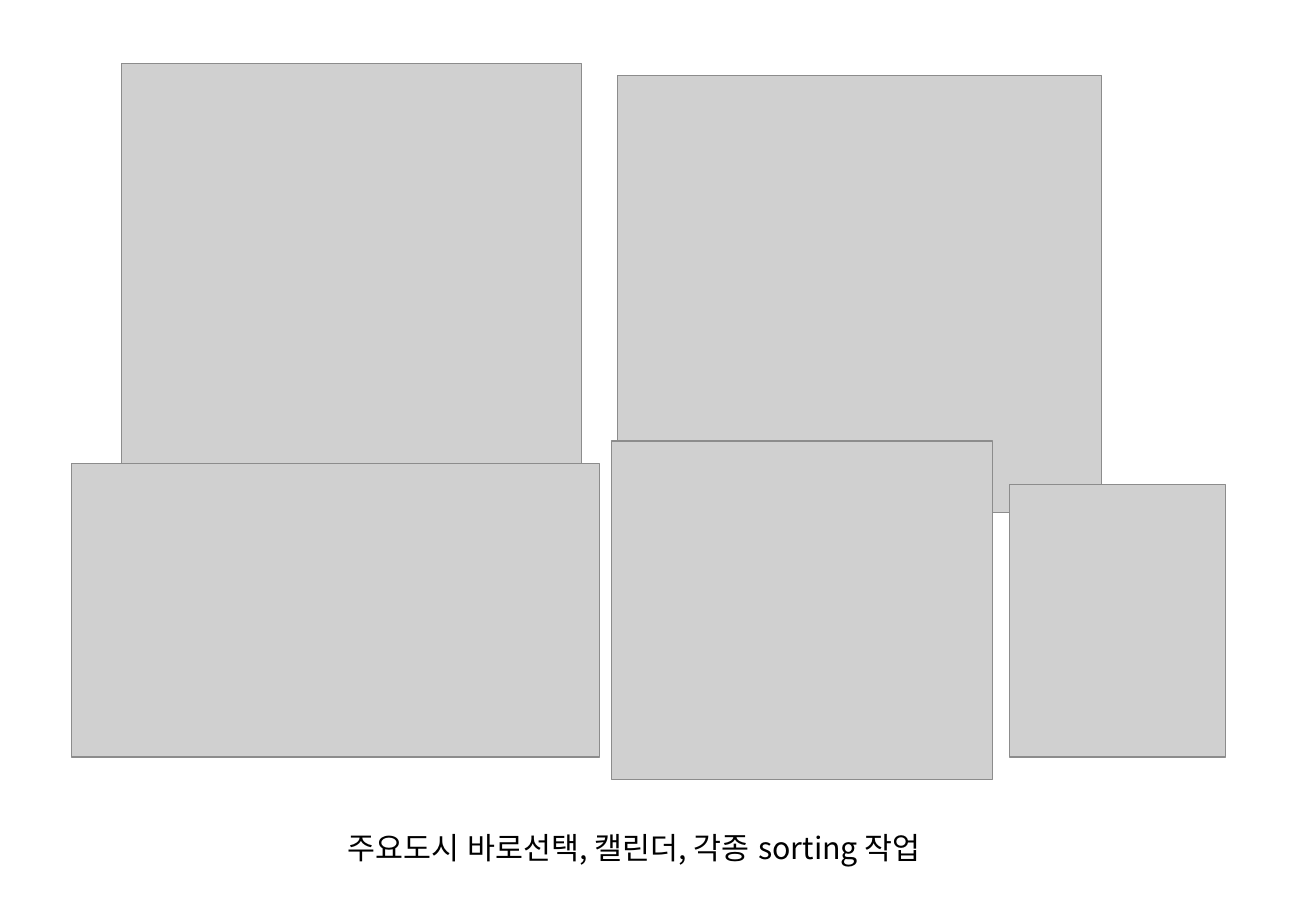
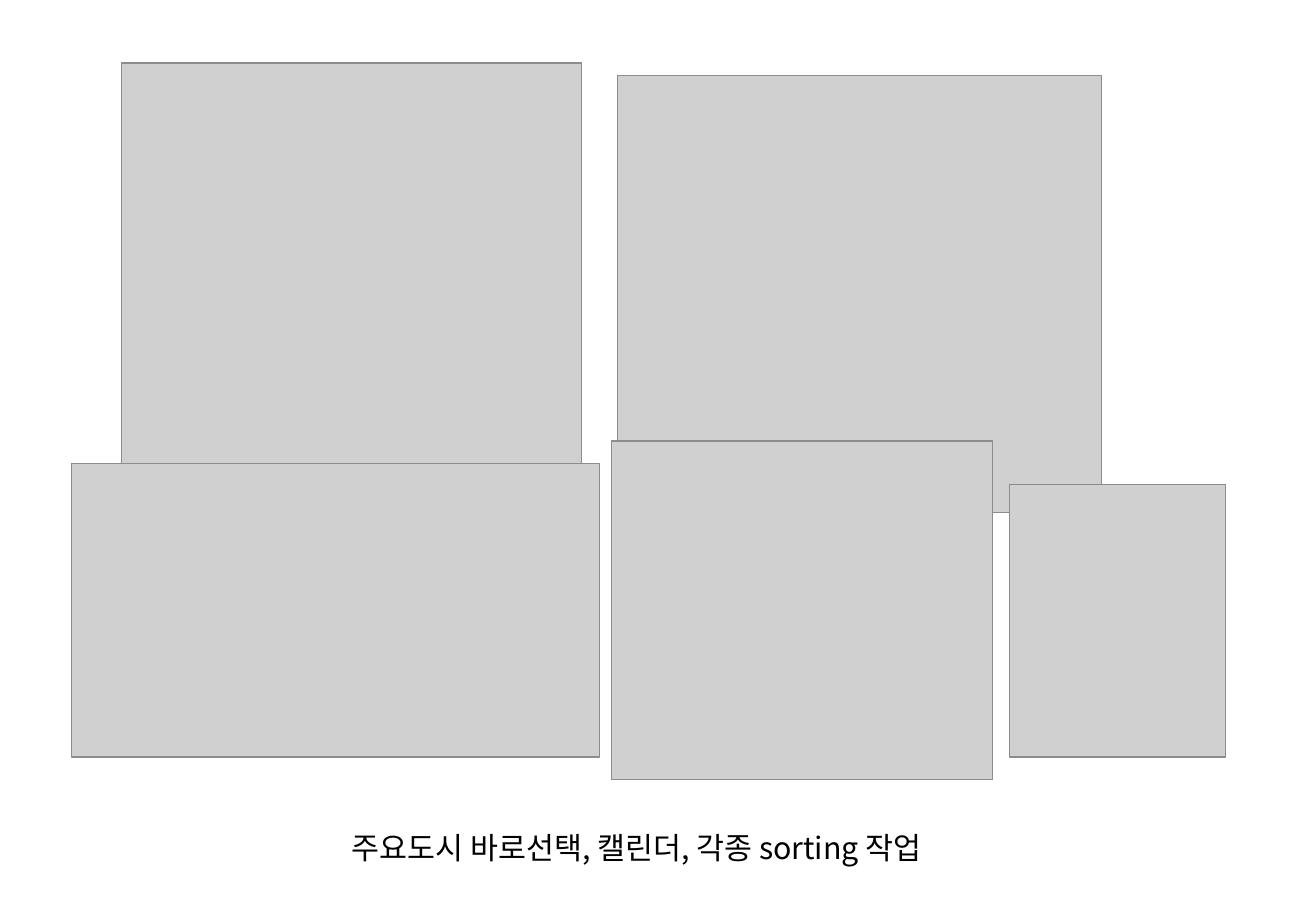
Before and after one commit to soyeonKim9104/sparta-7th, a slide deck: slide 4 of 기획/항공권예약.pptx. Drawn at 1316x911 pixels with LibreOffice and Linux fonts; fonts in the diff are those of the drawing; grey boxes stand for pictures. Boxes give left, top, right and bottom in pixels: in the first picture for what was removed or moved away, otherwise in the second. Text is boxed around its words. In the diff, an @@ line names an element or a change of style, - is before the commit and + after.

```diff
--- a/기획/항공권예약.pptx
+++ b/기획/항공권예약.pptx
@@ text "주요도시 바로선택, 캘린더, 각종 sorting ..." rewrapped from [347, 834, 921, 867] to [352, 834, 922, 867] @@
```
Also in this commit, not shown: 2 other slides changed, 2 slides added, 9 other files.
